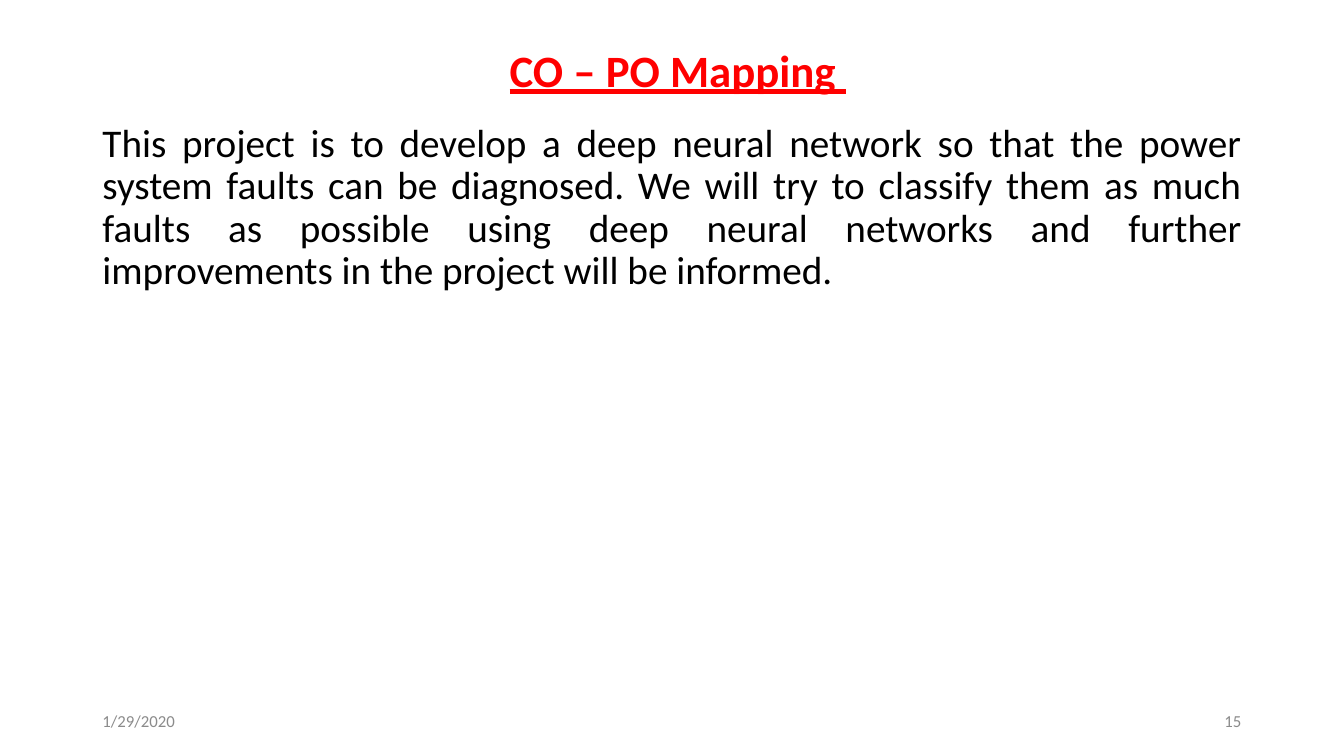
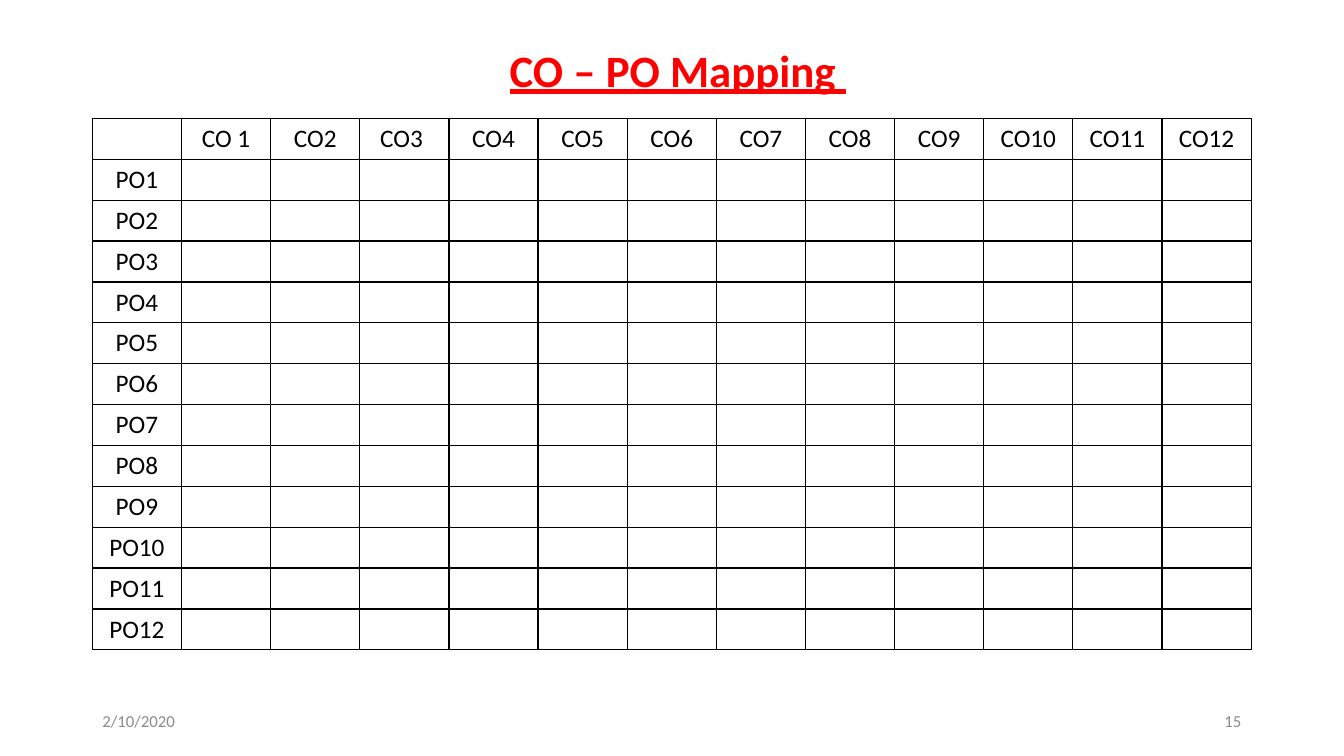
Before and after one commit to svec-final-year-project-eee/Project, a slide deck: slide 15 of Reviews/second review/Second Oral Presentation.pptx. Drawn at 1344x756 pixels with LibreOffice and Linux fonts; fonts in the diff are those of the drawing. Boxes give left, top, right and bottom in pixels: in the first picture for what was removed or moved away, otherwise in the second. Text is boxed around its words. In the diff, an @@ line names an element or a change of style, - is before the commit and + after.

```diff
--- a/Reviews/second review/Second Oral Presentation.pptx
+++ b/Reviews/second review/Second Oral Presentation.pptx
@@ table added at (93,119,1246,650), 13 rows, 13 columns @@
+ | CO 1 | CO2 | CO3 | CO4 | CO5 | CO6 | CO7 | CO8 | CO9 | CO10 | CO11 | CO12
+PO1 |  |  |  |  |  |  |  |  |  |  |  | 
+PO2 |  |  |  |  |  |  |  |  |  |  |  | 
+PO3 |  |  |  |  |  |  |  |  |  |  |  | 
+PO4 |  |  |  |  |  |  |  |  |  |  |  | 
+PO5 |  |  |  |  |  |  |  |  |  |  |  | 
+PO6 |  |  |  |  |  |  |  |  |  |  |  | 
+PO7 |  |  |  |  |  |  |  |  |  |  |  | 
+PO8 |  |  |  |  |  |  |  |  |  |  |  | 
+PO9 |  |  |  |  |  |  |  |  |  |  |  | 
+PO10 |  |  |  |  |  |  |  |  |  |  |  | 
+PO11 |  |  |  |  |  |  |  |  |  |  |  | 
+PO12 |  |  |  |  |  |  |  |  |  |  |  | 
@@ text removed at (102,129,1241,291) @@
-This project is to develop a deep neural network so that the power system faults can be diagnosed. We will try to classify them as much faults as possible using deep neural networks and further improvements in the project will be informed.
@@ text at (102,715,174,728): text changed @@
-1/29/2020
+2/10/2020
```
Also in this commit, not shown: 15 other slides changed.
